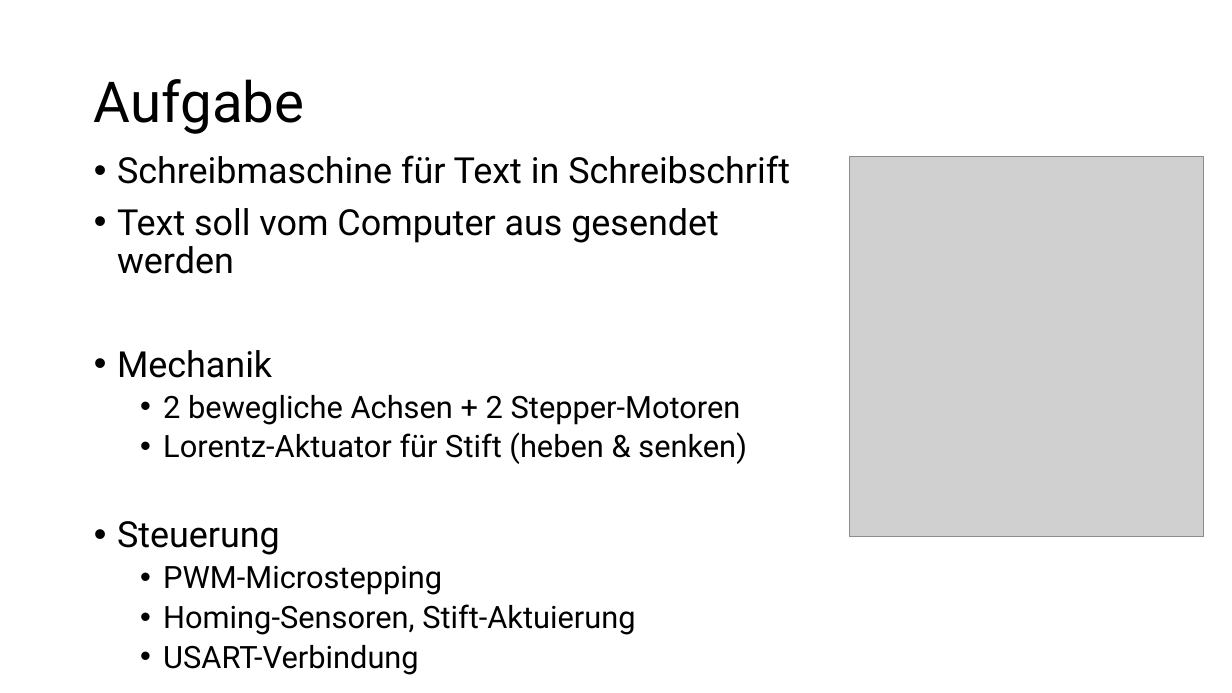
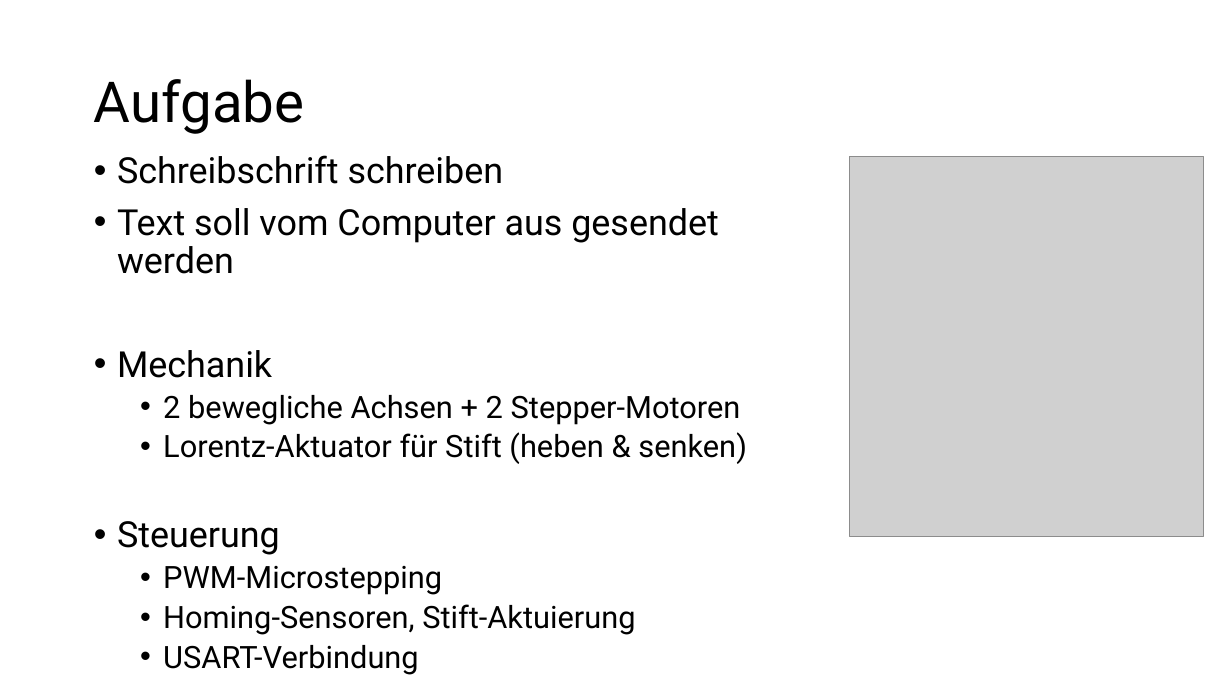
Before and after one commit to tokyo-town/Mechatronik-und-Instrumentierung, a slide deck: slide 2 of Präsi/Abschlusspräsi.pptx. Drawn at 1232x693 pixels with LibreOffice and Linux fonts; fonts in the diff are those of the drawing; grey boxes stand for pictures. Boxes give left, top, right and bottom in pixels: in the first picture for what was removed or moved away, otherwise in the second. Text is boxed around its words. In the diff, an @@ line names an element or a change of style, - is before the commit and + after.

```diff
--- a/Präsi/Abschlusspräsi.pptx
+++ b/Präsi/Abschlusspräsi.pptx
@@ text at (117,155,504,184): text changed @@
-• Schreibmaschine für Text in Schreibschrift
+• Schreibschrift schreiben
```
Also in this commit, not shown: 2 other slides changed, 12 other files.
